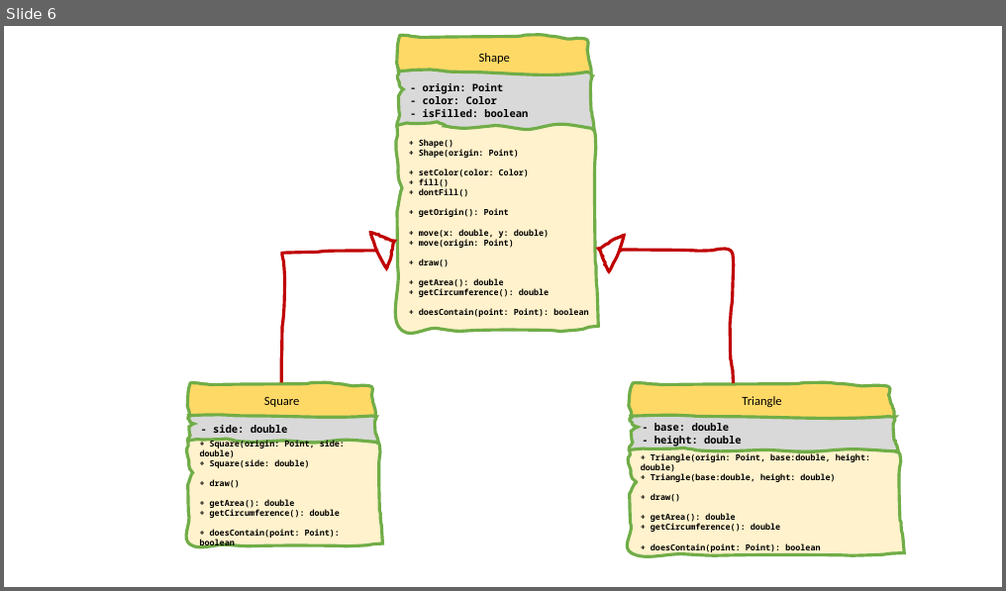
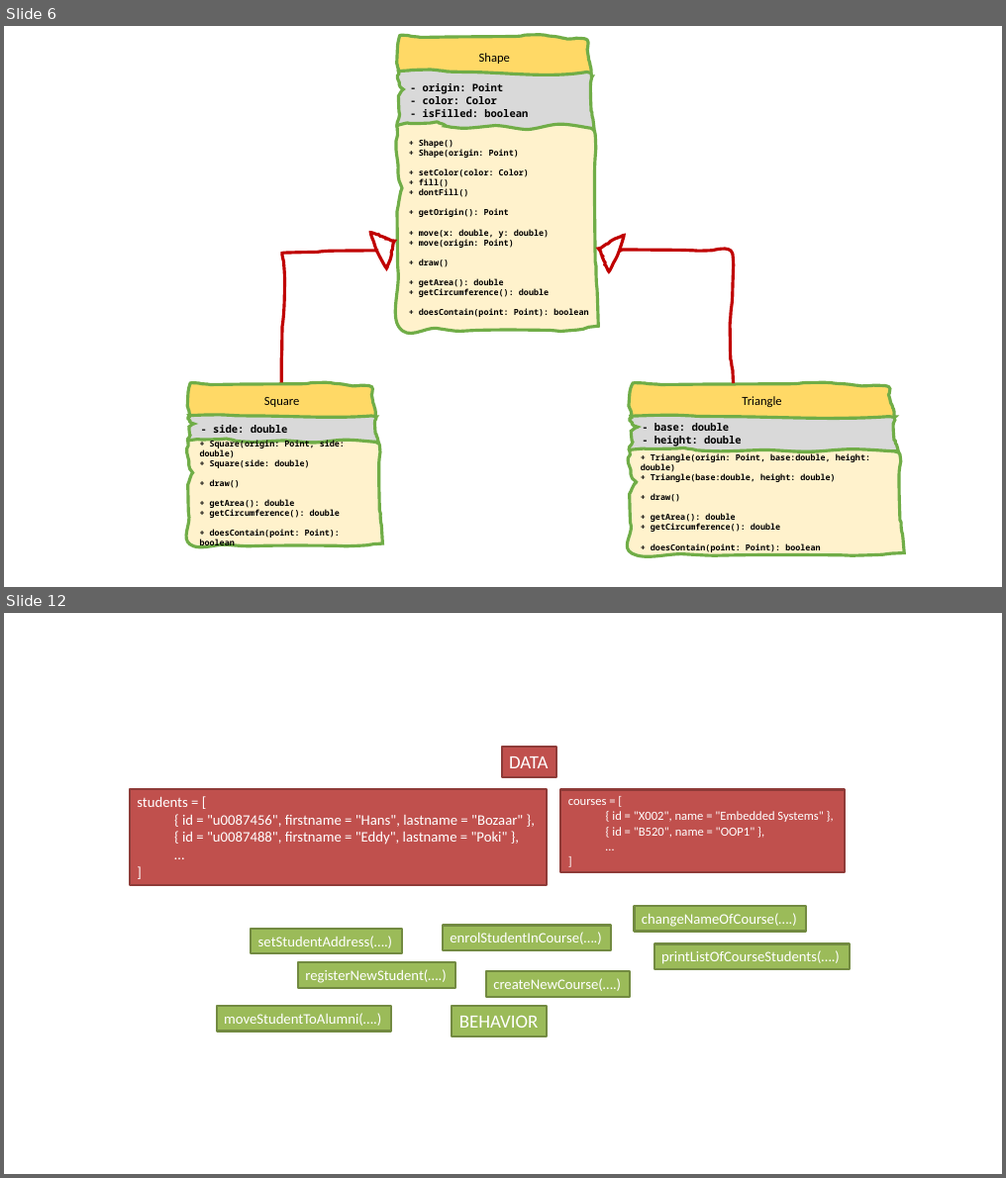
Before and after one commit to BioBoost/object-oriented-programming-using-java, a slide deck: assets/gitbook_images.pptx. Shown one above the other, each under a label of ours: slide 6 before the commit, slides 6 and 12 after it; the slides between them are not shown. The pictures are 1006x591 and 1006x1178 pixels, drawn with LibreOffice and Linux fonts; fonts in the diff are those of the drawing. Boxes give left, top, right and bottom in pixels: in the first picture for what was removed or moved away, otherwise in the second. Text is boxed around its words. In the diff, an @@ line names an element or a change of style, - is before the commit and + after.

```diff
--- a/assets/gitbook_images.pptx
+++ b/assets/gitbook_images.pptx
@@ slide 12 added at [4, 613, 1002, 1174], background #FFFFFF @@
@@ group added at [130, 747, 849, 1037]: 11 rectangles @@
+students = [
+{ id = "u0087456", firstname = "Hans", lastname = "Bozaar" },
+{ id = "u0087488", firstname = "Eddy", lastname = "Poki" },
+…
+]
+DATA
+enrolStudentInCourse(….)
+courses = [
+{ id = "X002", name = "Embedded Systems" },
+{ id = "B520", name = "OOP1" },
+…
+]
+createNewCourse(….)
+registerNewStudent(….)
+moveStudentToAlumni(….)
+changeNameOfCourse(….)
+setStudentAddress(….)
+printListOfCourseStudents(….)
+BEHAVIOR
```
Also in this commit, not shown: 6 other slides added, 5 other files.
